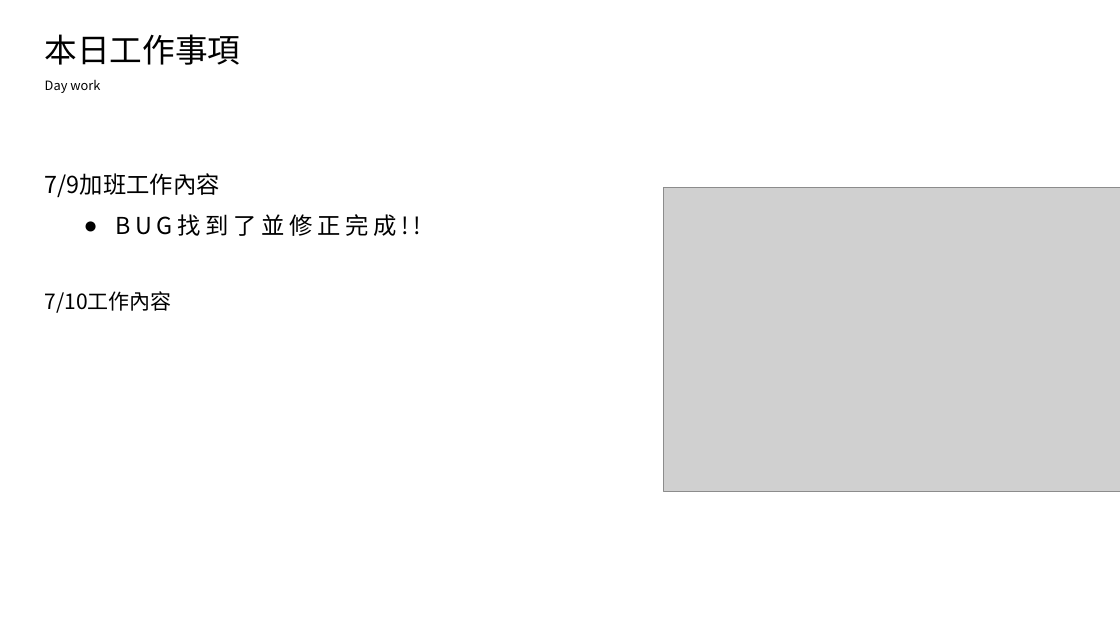
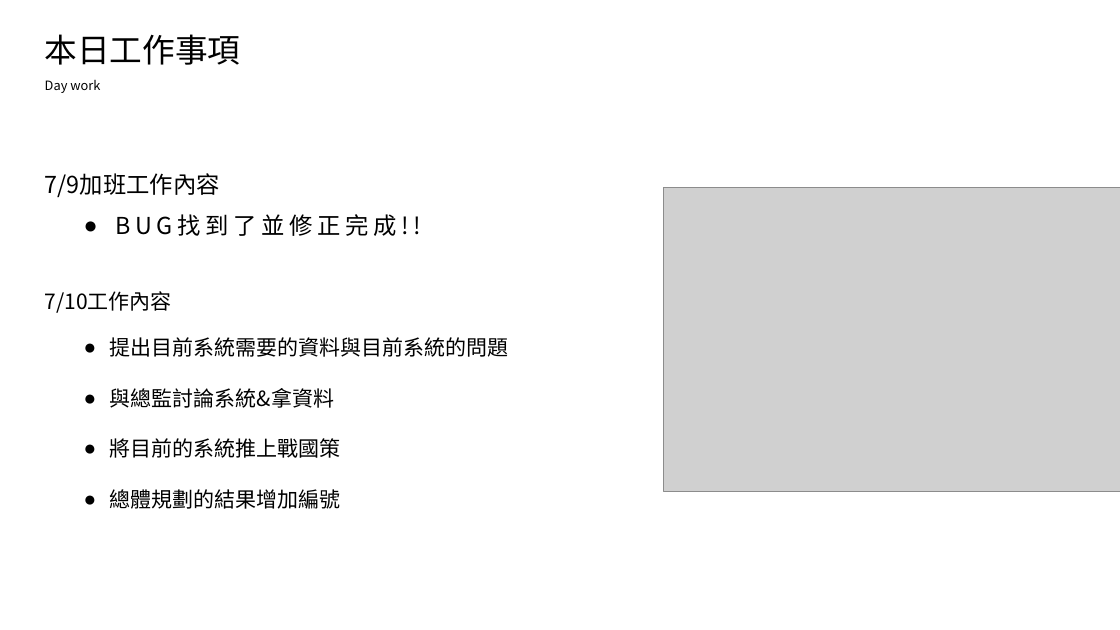
Before and after one commit to king637324/KnowledgeGreenhouseSystem, a slide deck: slide 2 of 工作日報_葉柏漢/2021.07.09(晚上加班)&2021.07.12工作日報_葉柏漢.pptx. Drawn at 1120x630 pixels with LibreOffice and Linux fonts; fonts in the diff are those of the drawing; grey boxes stand for pictures. Boxes give left, top, right and bottom in pixels: in the first picture for what was removed or moved away, otherwise in the second. Text is boxed around its words. In the diff, an @@ line names an element or a change of style, - is before the commit and + after.

```diff
--- a/工作日報_葉柏漢/2021.07.09(晚上加班)&2021.07.12工作日報_葉柏漢.pptx
+++ b/工作日報_葉柏漢/2021.07.09(晚上加班)&2021.07.12工作日報_葉柏漢.pptx
@@ text added at [110,337,509,509], 18 pt, text #000000 @@
+● 提出目前系統需要的資料與目前系統的問題
+● 與總監討論系統&拿資料
+● 將目前的系統推上戰國策
+● 總體規劃的結果增加編號
```
Also in this commit, not shown: 1 other slide changed, 2 slides added, 2 other files.
